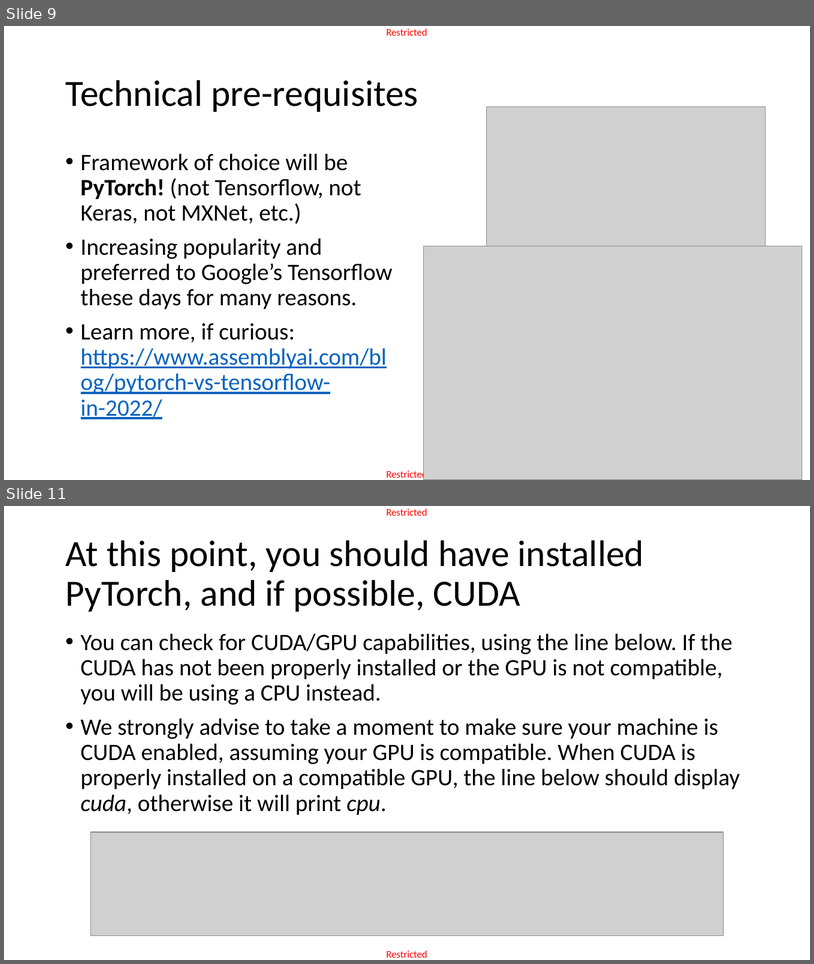
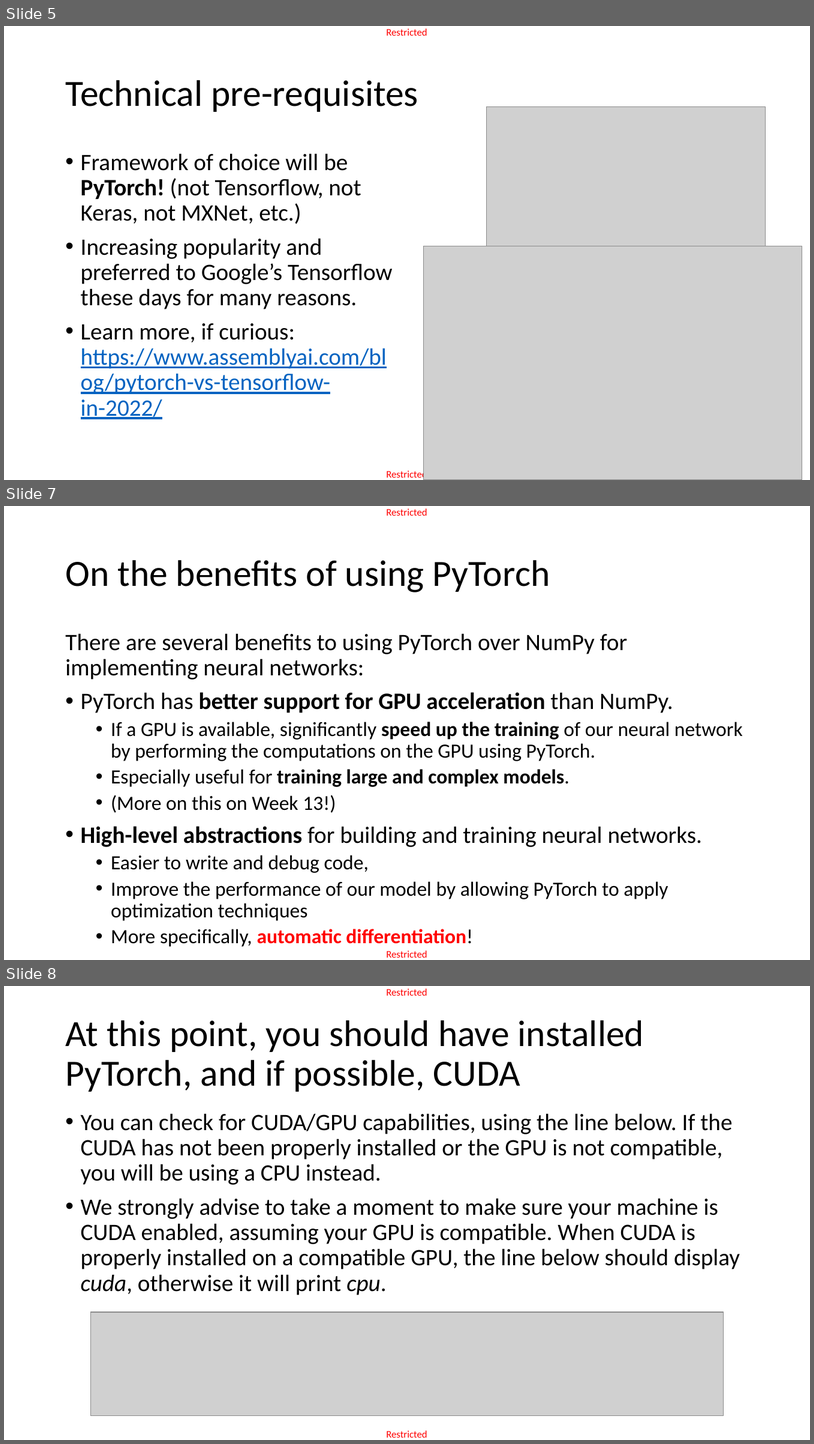
Before and after one commit to matthieudemari/SUTD_DL_50_039, a slide deck: W3/1. W3S1 final/W3S1.pptx. Shown one above the other, each under a label of ours: slides 9 and 11 before the commit, slides 5, 7 and 8 after it; the slides between them are not shown. The pictures are 814x964 and 814x1444 pixels, drawn with LibreOffice and Linux fonts; fonts in the diff are those of the drawing; grey boxes stand for pictures. Boxes give left, top, right and bottom in pixels: in the first picture for what was removed or moved away, otherwise in the second. Text is boxed around its words. In the diff, an @@ line names an element or a change of style, - is before the commit and + after.

```diff
--- a/W3/1. W3S1 final/W3S1.pptx
+++ b/W3/1. W3S1 final/W3S1.pptx
@@ slide 7 added at box(4, 506, 810, 960), background #FFFFFF; not listed: 2 template elements that a slide beside it also shows @@
@@ title added at box(65, 560, 550, 592), 44 pt, text #000000 @@
+On the benefits of using PyTorch
@@ text added at box(65, 633, 743, 946), 24 pt, text #000000 @@
+There are several benefits to using PyTorch over NumPy for implementing neural networks:
+• PyTorch has better support for GPU acceleration than NumPy.
+  • If a GPU is available, significantly speed up the training of our neural network by performing the computations on the GPU using PyTorch.
+  • Especially useful for training large and complex models.
+  • (More on this on Week 13!)
+• High-level abstractions for building and training neural networks.
+  • Easier to write and debug code,
+  • Improve the performance of our model by allowing PyTorch to apply optimization techniques
+  • More specifically, automatic differentiation!
@@ what was slide 9 is now slide 5 @@
@@ what was slide 11 is now slide 8 @@
```
Also in this commit, not shown: 3 slides changed, 4 slides removed, 3 other files.
